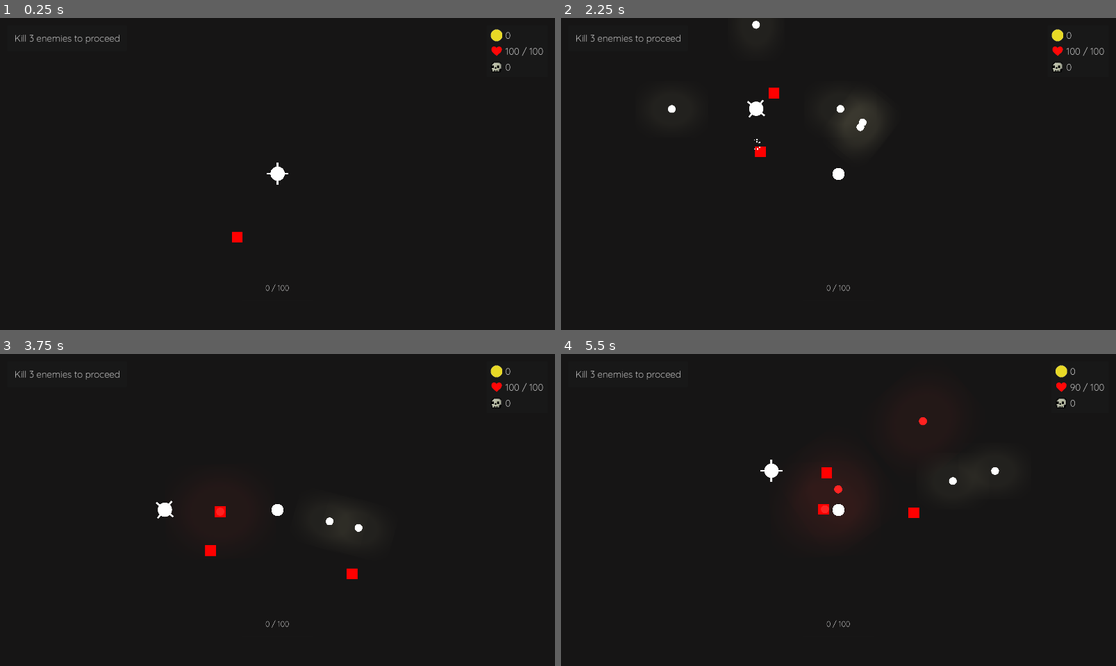
Above: before the commit, frames 1-4 (two rows, left to right).
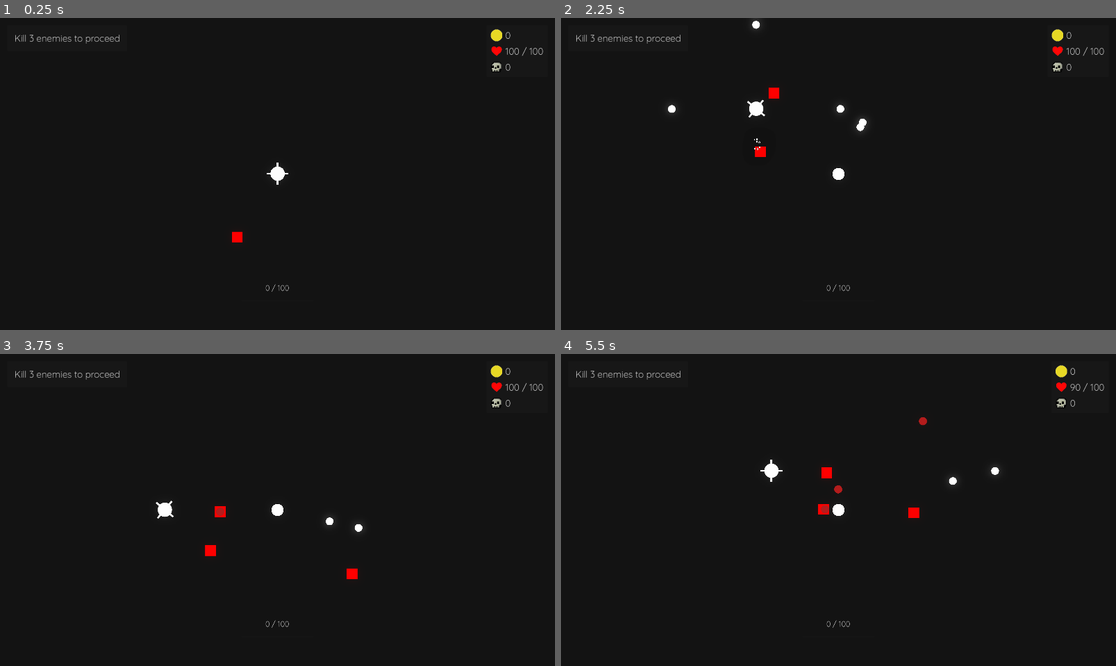
Above: after the commit, the same moments.

Repository: aiden10/towertide
Game: Godot game, scene res://Arena/arena.tscn
Two runs of this game, one before a commit and one after it. Both use one fixed random seed, a clock stepped at 60 frames per second and the inputs below.
Inputs (mouse positions are in pixels of both pictures, inside the frame that each line leads up to):
- Up to frame 1 (0.25 s): no input
- Up to frame 2 (2.25 s): tap Enter at 0.5 s; move the mouse to (960, 158) at 0.52 s; press the mouse at (960, 158) at 0.53 s; hold D (right) 0.53-1.28 s; move the mouse to (727, 189) at 1.27 s; release the mouse at (727, 189) at 1.28 s; hold S (down) 1.28-2.03 s; click (727, 189) at 1.35 s; move the mouse to (894, 105) at 2.02 s; press the mouse at (894, 105) at 2.03 s; hold D (right) from 2.03 s (still down)
- Up to frame 3 (3.75 s): move the mouse to (249, 572) at 2.77 s; release D (right) at 2.78 s; release the mouse at (249, 572) at 2.78 s; hold W (up) 2.78-3.53 s; click (249, 572) at 2.85 s; move the mouse to (444, 556) at 3.52 s; press the mouse at (444, 556) at 3.53 s; hold A (left) from 3.53 s (still down)
- Up to frame 4 (5.5 s): move the mouse to (672, 463) at 4.27 s; release the mouse at (672, 463) at 4.28 s; click (672, 463) at 4.35 s; move the mouse to (866, 510) at 5.02 s; release A (left) at 5.03 s; press the mouse at (866, 510) at 5.03 s; hold S (down) from 5.03 s (still down)

The runs differ from the first frame. In frame 2, 0.6% of the frame differs, in the area x 34-58%, y 26-43%; in frame 3, 0.2%; in frame 4, 1.1%, in the area x 43-66%, y 20-56%.

Commit message:
better glow

Diff:
--- a/Arena/arena.gd
+++ b/Arena/arena.gd
@@ -4,7 +4,6 @@
 var timer = 0
 
 @onready var player = $Player
-@onready var background: Sprite2D = $Background
 @export var enemy_scenes: Array[PackedScene]
 @export var door_scene: PackedScene
 @export var spawn_radius: float
@@ -14,8 +13,6 @@
 func _ready() -> void:
 	EventBus.arena_spawn.connect(add_to_arena)
 	EventBus.level_exited.connect(start_new_level)
-	var remote = player.get_node("RemoteTransform2D")
-	remote.remote_path = remote.get_path_to(background)
 
 func _process(delta: float) -> void:
 	check_clear_condition()
--- a/Arena/arena.tscn
+++ b/Arena/arena.tscn
@@ -4,9 +4,17 @@
 [ext_resource type="PackedScene" uid="uid://dqfbffxeidvhr" path="res://player/Player.tscn" id="1_iy5w2"]
 [ext_resource type="PackedScene" uid="uid://l2perbaghgnm" path="res://door/Door.tscn" id="3_cuvm2"]
 [ext_resource type="PackedScene" uid="uid://onunwggusljt" path="res://enemies/Basic/BasicEnemy.tscn" id="4_5ndg3"]
-[ext_resource type="Texture2D" uid="uid://dbptxtjcgtb5s" path="res://sprites/arena/background.png" id="4_ttpg6"]
 [ext_resource type="PackedScene" uid="uid://cmnf66ocvlno0" path="res://overlay/Overlay.tscn" id="5_0u82s"]
 [ext_resource type="PackedScene" uid="uid://cf274dmdg2p2t" path="res://towers/cross/CrossTower.tscn" id="7_jm53g"]
+
+[sub_resource type="Environment" id="Environment_akft8"]
+background_mode = 3
+background_color = Color(0.0862745, 0.0823529, 0.0823529, 1)
+glow_enabled = true
+glow_intensity = 0.2
+glow_bloom = 0.5
+glow_blend_mode = 1
+glow_hdr_threshold = 0.5
 
 [node name="Arena" type="Node2D"]
 script = ExtResource("1_5n0be")
@@ -15,11 +23,12 @@
 spawn_radius = 350.0
 door_spawn_radius = 350.0
 
-[node name="Background" type="Sprite2D" parent="."]
-scale = Vector2(47.18, 27.5)
-texture = ExtResource("4_ttpg6")
+[node name="Background" type="WorldEnvironment" parent="."]
+environment = SubResource("Environment_akft8")
 
 [node name="Player" parent="." instance=ExtResource("1_iy5w2")]
+
+[node name="CrossTower" parent="." instance=ExtResource("7_jm53g")]
 
 [node name="Overlay" parent="." instance=ExtResource("5_0u82s")]
 anchors_preset = 0
@@ -27,5 +36,3 @@
 anchor_bottom = 0.0
 grow_horizontal = 1
 grow_vertical = 1
-
-[node name="CrossTower" parent="." instance=ExtResource("7_jm53g")]
--- a/Door/Door.tscn
+++ b/Door/Door.tscn
@@ -1,20 +1,20 @@
 [gd_scene load_steps=4 format=3 uid="uid://l2perbaghgnm"]
 
 [ext_resource type="Script" path="res://door/door.gd" id="1_1p08v"]
-[ext_resource type="Texture2D" uid="uid://3c827prspt5g" path="res://sprites/arena/door.png" id="1_ci44r"]
+[ext_resource type="Texture2D" uid="uid://c6lgtaxffd3rb" path="res://sprites/arena/door.png" id="1_ci44r"]
 
 [sub_resource type="RectangleShape2D" id="RectangleShape2D_pkuqs"]
-size = Vector2(94.1366, 132.198)
+size = Vector2(77.6214, 118.216)
 
 [node name="Door" type="Area2D"]
 script = ExtResource("1_1p08v")
 
 [node name="Sprite2D" type="Sprite2D" parent="."]
+modulate = Color(2.48, 2.67, 1.56, 1)
 position = Vector2(1.125, -1.90735e-06)
 scale = Vector2(0.203441, 0.249364)
 texture = ExtResource("1_ci44r")
 
 [node name="CollisionShape2D" type="CollisionShape2D" parent="."]
-position = Vector2(1.5, 2.38419e-07)
 scale = Vector2(0.605503, 0.786698)
 shape = SubResource("RectangleShape2D_pkuqs")
--- a/Player/Player.tscn
+++ b/Player/Player.tscn
@@ -26,7 +26,3 @@
 shape = SubResource("CircleShape2D_l7xpc")
 
 [node name="Camera2D" type="Camera2D" parent="."]
-
-[node name="RemoteTransform2D" type="RemoteTransform2D" parent="."]
-update_rotation = false
-update_scale = false
--- a/pickups/Gold/Gold.tscn
+++ b/pickups/Gold/Gold.tscn
@@ -8,14 +8,6 @@
 
 [sub_resource type="CircleShape2D" id="CircleShape2D_0r2tu"]
 
-[sub_resource type="Gradient" id="Gradient_7ar6b"]
-colors = PackedColorArray(1, 0.870588, 0, 1, 0, 0, 0, 0)
-
-[sub_resource type="GradientTexture2D" id="GradientTexture2D_l4paj"]
-gradient = SubResource("Gradient_7ar6b")
-fill = 1
-fill_from = Vector2(0.5, 0.5)
-
 [node name="Gold" type="Area2D" groups=["Pickups"]]
 script = ExtResource("1_s5mvx")
 
@@ -23,6 +15,7 @@
 shape = SubResource("CircleShape2D_dwn5o")
 
 [node name="Sprite2D" type="Sprite2D" parent="."]
+modulate = Color(1, 2, 1.5, 1)
 position = Vector2(0, -2.98023e-07)
 scale = Vector2(0.38848, 0.4)
 texture = ExtResource("2_mj0yo")
@@ -31,7 +24,3 @@
 
 [node name="PickupHitbox" type="CollisionShape2D" parent="PickupArea"]
 shape = SubResource("CircleShape2D_0r2tu")
-
-[node name="PointLight2D" type="PointLight2D" parent="."]
-energy = 1.3
-texture = SubResource("GradientTexture2D_l4paj")
--- a/pickups/XP/Xp.tscn
+++ b/pickups/XP/Xp.tscn
@@ -8,14 +8,6 @@
 
 [sub_resource type="CircleShape2D" id="CircleShape2D_hsjqc"]
 radius = 13.0384
-
-[sub_resource type="Gradient" id="Gradient_okes6"]
-colors = PackedColorArray(0.391034, 0.00109526, 0.995964, 1, 0, 0, 0, 0)
-
-[sub_resource type="GradientTexture2D" id="GradientTexture2D_286d5"]
-gradient = SubResource("Gradient_okes6")
-fill = 1
-fill_from = Vector2(0.5, 0.5)
 
 [node name="Xp" type="Area2D" groups=["Pickups"]]
 script = ExtResource("1_ijt3n")
@@ -29,10 +21,6 @@
 shape = SubResource("CircleShape2D_hsjqc")
 
 [node name="Sprite2D" type="Sprite2D" parent="."]
+modulate = Color(3, 1, 2.5, 1)
 scale = Vector2(0.178889, 0.178889)
 texture = ExtResource("1_1ge04")
-
-[node name="PointLight2D" type="PointLight2D" parent="."]
-scale = Vector2(1.71875, 1.625)
-energy = 1.3
-texture = SubResource("GradientTexture2D_286d5")
--- a/project.godot
+++ b/project.godot
@@ -66,3 +66,8 @@
 "events": [Object(InputEventMouseButton,"resource_local_to_scene":false,"resource_name":"","device":-1,"window_id":0,"a …(256 unchanged characters)…
 ]
 }
+
+[rendering]
+
+environment/defaults/default_clear_color=Color(0.0823529, 0.0823529, 0.0823529, 1)
+viewport/hdr_2d=true
--- a/projectiles/EnemyProjectile.tscn
+++ b/projectiles/EnemyProjectile.tscn
@@ -6,29 +6,12 @@
 [sub_resource type="CircleShape2D" id="CircleShape2D_hptwc"]
 radius = 14.0
 
-[sub_resource type="Gradient" id="Gradient_fh1aa"]
-offsets = PackedFloat32Array(0.383117, 1)
-colors = PackedColorArray(0.615686, 0.129412, 0.105882, 1, 0, 0, 0, 0)
-
-[sub_resource type="GradientTexture2D" id="GradientTexture2D_lgopd"]
-gradient = SubResource("Gradient_fh1aa")
-fill = 1
-fill_from = Vector2(0.5, 0.5)
-metadata/_snap_enabled = true
-
 [node name="Projectile" type="Area2D"]
 script = ExtResource("1_koi3p")
 
 [node name="Hitbox" type="CollisionShape2D" parent="."]
 shape = SubResource("CircleShape2D_hptwc")
 
-[node name="PointLight2D" type="PointLight2D" parent="."]
-scale = Vector2(6, 5.20313)
-range_layer_min = -512
-range_layer_max = 512
-shadow_color = Color(1, 1, 1, 1)
-texture = SubResource("GradientTexture2D_lgopd")
-
 [node name="Sprite2D" type="Sprite2D" parent="."]
 light_mask = 1023
 position = Vector2(2.68221e-07, -3.57628e-07)
--- a/projectiles/PlayerProjectile.tscn
+++ b/projectiles/PlayerProjectile.tscn
@@ -1,36 +1,21 @@
-[gd_scene load_steps=6 format=3 uid="uid://b522nu0e6viam"]
+[gd_scene load_steps=5 format=3 uid="uid://b522nu0e6viam"]
 
 [ext_resource type="Script" path="res://projectiles/projectile.gd" id="1_tf8uk"]
+[ext_resource type="Material" uid="uid://ol3ocwsny5qp" path="res://effects/GlowMaterial.tres" id="1_vhge6"]
 [ext_resource type="Texture2D" uid="uid://c1xeap2ne4w78" path="res://sprites/player/white.png" id="2_bead6"]
 
 [sub_resource type="CircleShape2D" id="CircleShape2D_hptwc"]
 radius = 14.0
 
-[sub_resource type="Gradient" id="Gradient_fh1aa"]
-offsets = PackedFloat32Array(0.383117, 1)
-colors = PackedColorArray(0.948233, 0.968444, 0.708395, 0.588235, 0, 0, 0, 0)
-
-[sub_resource type="GradientTexture2D" id="GradientTexture2D_lgopd"]
-gradient = SubResource("Gradient_fh1aa")
-fill = 1
-fill_from = Vector2(0.5, 0.5)
-metadata/_snap_enabled = true
-
 [node name="Projectile" type="Area2D"]
+material = ExtResource("1_vhge6")
 script = ExtResource("1_tf8uk")
 
 [node name="Hitbox" type="CollisionShape2D" parent="."]
 shape = SubResource("CircleShape2D_hptwc")
 
-[node name="PointLight2D" type="PointLight2D" parent="."]
-scale = Vector2(3.96484, 3.09896)
-range_layer_min = -512
-range_layer_max = 512
-shadow_color = Color(1, 1, 1, 1)
-texture = SubResource("GradientTexture2D_lgopd")
-
 [node name="Sprite2D" type="Sprite2D" parent="."]
-light_mask = 1023
+modulate = Color(2, 2, 2, 1)
 position = Vector2(-0.124998, -0.124999)
 scale = Vector2(0.004625, 0.004625)
 texture = ExtResource("2_bead6")
Not shown: 1 places in pickups/Gold/Gold.tscn that only renumber resources
Not shown: 1 places in pickups/XP/Xp.tscn that only renumber resources
Not shown: 1 places in projectiles/EnemyProjectile.tscn that only renumber resources
Binary file changed: sprites/arena/door.png
Not shown, changed: sprites/arena/door.png.import
Not shown, changed: todo.txt
